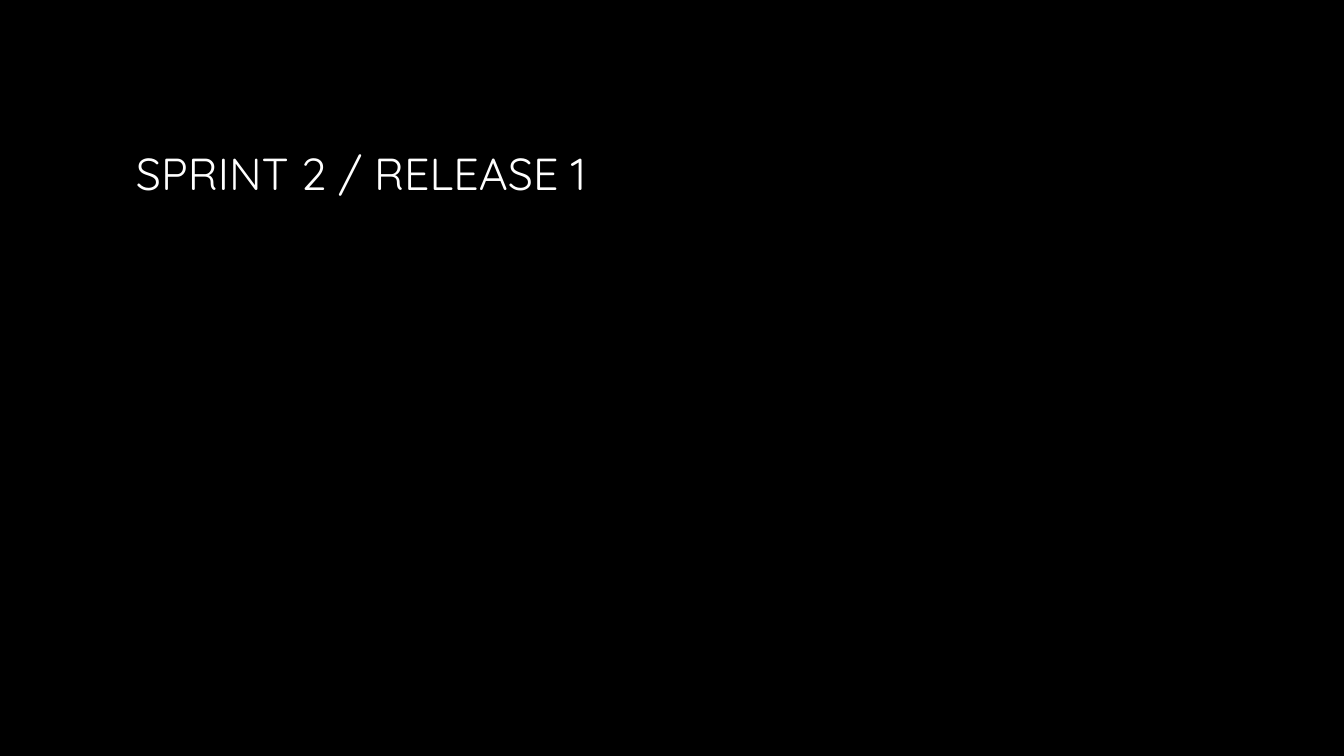
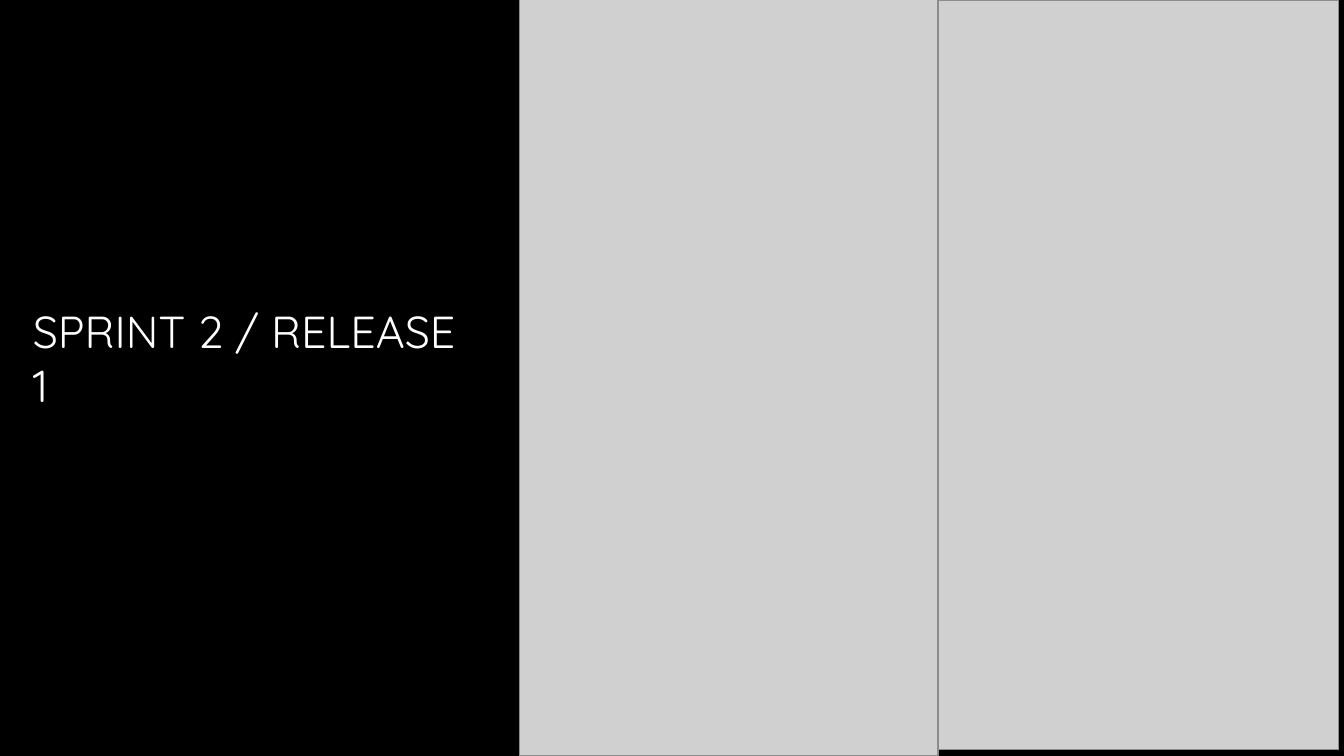
Before and after one commit to dStranska/RSP-sem, a slide deck: slide 13 of documents/Webová aplikace časopisu.pptx. Drawn at 1344x756 pixels with LibreOffice and Linux fonts; fonts in the diff are those of the drawing; grey boxes stand for pictures; background and template pictures are left out. Boxes give left, top, right and bottom in pixels: in the first picture for what was removed or moved away, otherwise in the second. Text is boxed around its words. In the diff, an @@ line names an element or a change of style, - is before the commit and + after.

```diff
--- a/documents/Webová aplikace časopisu.pptx
+++ b/documents/Webová aplikace časopisu.pptx
@@ picture added at (519,0,939,756) @@
@@ picture added at (930,0,1339,750) @@
@@ title "SPRINT 2 / RELEASE 1" rewrapped from (136,158,586,191) to (33,316,455,402) @@
```
Also in this commit, not shown: 4 slides added.
